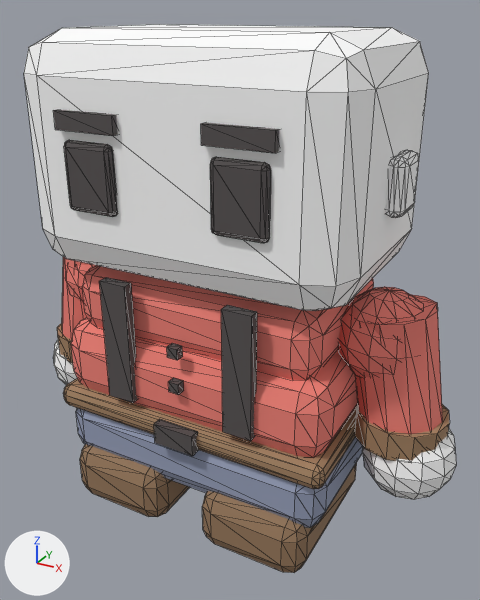
What one commit did to the glTF model public/assets/models/characters/body-workshirt-red.glb.
One viewpoint serves both versions: a camera (50 mm lens) standing at (0.428, -0.748, 0.684) and looking at (0.018, -0.004, 0.312). Lighting does not change. The marker at lower left points along +X, +Y and +Z. The older version comes first. Mesh edges are drawn as thin lines. Vertices at exactly the same position are counted once.

In view in the first picture: 'body-mesh', 'head-mesh'.
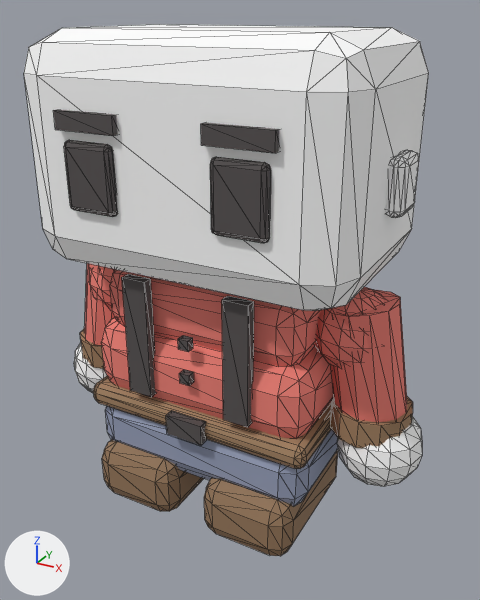
What differs and where, as boxes (x1, y1, x2, y2) in the pictures (480 x 600 px; the box of a moved part takes in the faces that stretch with it):
'head-mesh', reshaped (6% narrower)
    before: (24, 24, 456, 500)
    after: (24, 24, 429, 487)
'body-mesh', reshaped (15% narrower, 7% shorter)
    before: (57, 257, 450, 573)
    after: (80, 263, 413, 556)
part 1 of me_body_mesh, moved or reshaped
    before: (154, 419, 198, 456)
    after: (166, 411, 207, 445)
part 2 of me_body_mesh, moved or reshaped
    before: (99, 277, 138, 403)
    after: (122, 274, 156, 397)
part 3 of me_body_mesh, moved or reshaped
    before: (221, 305, 257, 441)
    after: (222, 296, 254, 427)
part 4 of me_body_mesh, moved or reshaped
    before: (169, 378, 183, 395)
    after: (179, 370, 194, 386)
part 5 of me_body_mesh, moved or reshaped
    before: (167, 343, 183, 360)
    after: (178, 335, 193, 352)
part 6 of me_body_mesh, moved or reshaped
    before: (355, 404, 450, 461)
    after: (330, 395, 413, 448)
part 7 of me_body_mesh, moved or reshaped
    before: (57, 323, 73, 363)
    after: (80, 328, 104, 369)
part 8 of me_body_mesh, moved or reshaped
    before: (62, 257, 443, 573)
    after: (84, 263, 407, 556)
part 9 of me_head_mesh, moved or reshaped
    before: (362, 429, 456, 500)
    after: (337, 416, 422, 487)
part 10 of me_head_mesh, moved or reshaped
    before: (53, 340, 77, 385)
    after: (74, 343, 107, 394)

The change, as a diff of the scene's bpy script:
```diff
--- a/public/assets/models/characters/body-workshirt-red.glb.py
+++ b/public/assets/models/characters/body-workshirt-red.glb.py
@@ me_body_mesh @@
 # used by ob_body_mesh; location = (0.0, 0.0, 0.0)
-me_body_mesh.from_pydata(...)  # 708 vertices, 1332 faces; spans x -0.318..0.318, y -0.153..0.143, z 0.0..0.367
+me_body_mesh.from_pydata(...)  # 708 vertices, 1332 faces; spans x -0.271..0.271, y -0.135..0.119, z 0.0..0.365
+# me_body_mesh part 1: the loose piece of 8 vertices spanning x -0.03..0.03, y -0.153..-0.139, z 0.15..0.18 is scaled about its middle by (0.917, 1, 1), then moved by (0.0, 0.025, 0.0)
+# me_body_mesh part 2: the loose piece of 8 vertices spanning x -0.11..-0.07, y -0.143..-0.129, z 0.195..0.365 is scaled about its middle by (0.9, 1, 1), then moved by (0.015, 0.024, 0.0)
+# me_body_mesh part 3: the loose piece of 8 vertices spanning x 0.07..0.11, y -0.143..-0.129, z 0.195..0.365 is scaled about its middle by (0.9, 1, 1), then moved by (-0.015, 0.024, 0.0)
+# me_body_mesh part 4: the loose piece of 8 vertices spanning x -0.007..0.007, y -0.146..-0.134, z 0.233..0.247 is moved by (0.0, 0.025, 0.0)
+# me_body_mesh part 5: the loose piece of 8 vertices spanning x -0.007..0.007, y -0.146..-0.134, z 0.282..0.297 is moved by (0.0, 0.025, 0.0)
+# me_body_mesh part 6: the loose piece of 24 vertices spanning x 0.198..0.318, y -0.06..0.06, z 0.166..0.204 is scaled about its middle by (0.9, 0.9, 1), then moved by (-0.041, 0.0, 0.0)
+# me_body_mesh part 7: the loose piece of 24 vertices spanning x -0.318..-0.198, y -0.06..0.06, z 0.166..0.204 is scaled about its middle by (0.9, 0.9, 1), then moved by (0.041, 0.0, 0.0)
+# me_body_mesh part 8: 556 of 708 vertices moved; they spanned x -0.311..0.311, y -0.153..0.142, z 0.0..0.367 and now span x -0.265..0.265, y -0.135..0.117, z 0.0..0.363; mean shift (0.0, 0.001, 0.0); largest move (-0.225, 0.0, 0.243) -> (-0.165, 0.034, 0.345)
+# other edits to the shape of me_body_mesh do not show in these pictures
 me_body_mesh.materials.append(mat_charmat)
@@ me_head_mesh @@
 # used by ob_head_mesh; location = (0.0, 0.0, 0.0)
-me_head_mesh.from_pydata(...)  # 444 vertices, 852 faces; spans x -0.334..0.334, y -0.159..0.15, z 0.083..0.662
+me_head_mesh.from_pydata(...)  # 444 vertices, 852 faces; spans x -0.29..0.29, y -0.159..0.15, z 0.087..0.662
+# me_head_mesh part 9: 86 of 444 vertices moved; they spanned x 0.21..0.334, y -0.062..0.062, z 0.083..0.207 and now span x 0.174..0.29, y -0.058..0.058, z 0.087..0.203; mean shift (-0.04, 0.0, 0.0); largest move (0.284, -0.021, 0.088) -> (0.232, -0.022, 0.199)
+# me_head_mesh part 10: 86 of 444 vertices moved; they spanned x -0.334..-0.21, y -0.062..0.062, z 0.083..0.207 and now span x -0.29..-0.174, y -0.058..0.058, z 0.087..0.203; mean shift (0.04, 0.0, 0.0); largest move (-0.272, 0.0, 0.083) -> (-0.221, 0.019, 0.199)
 me_head_mesh.materials.append(mat_skinmat)
```
